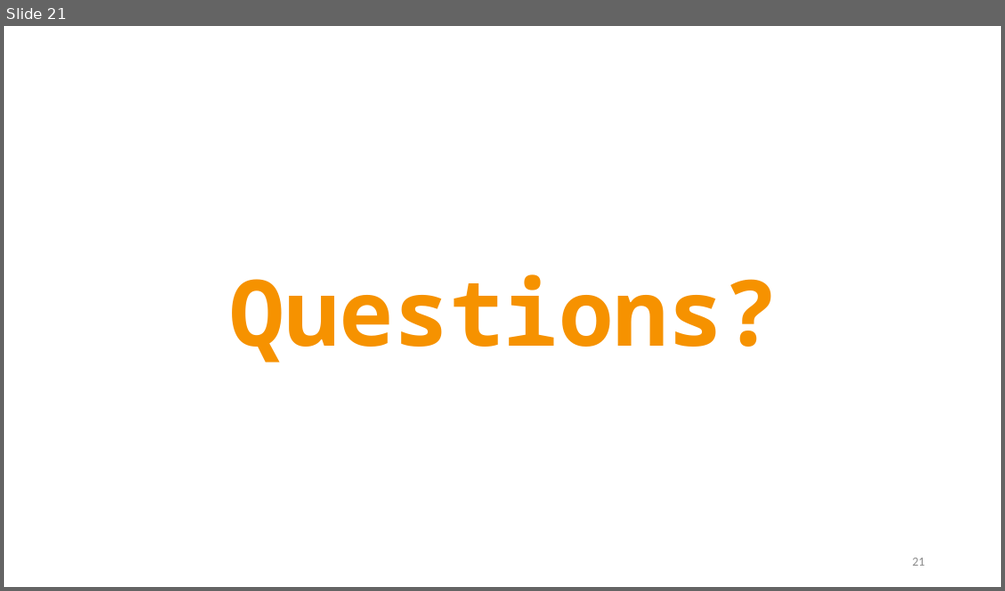
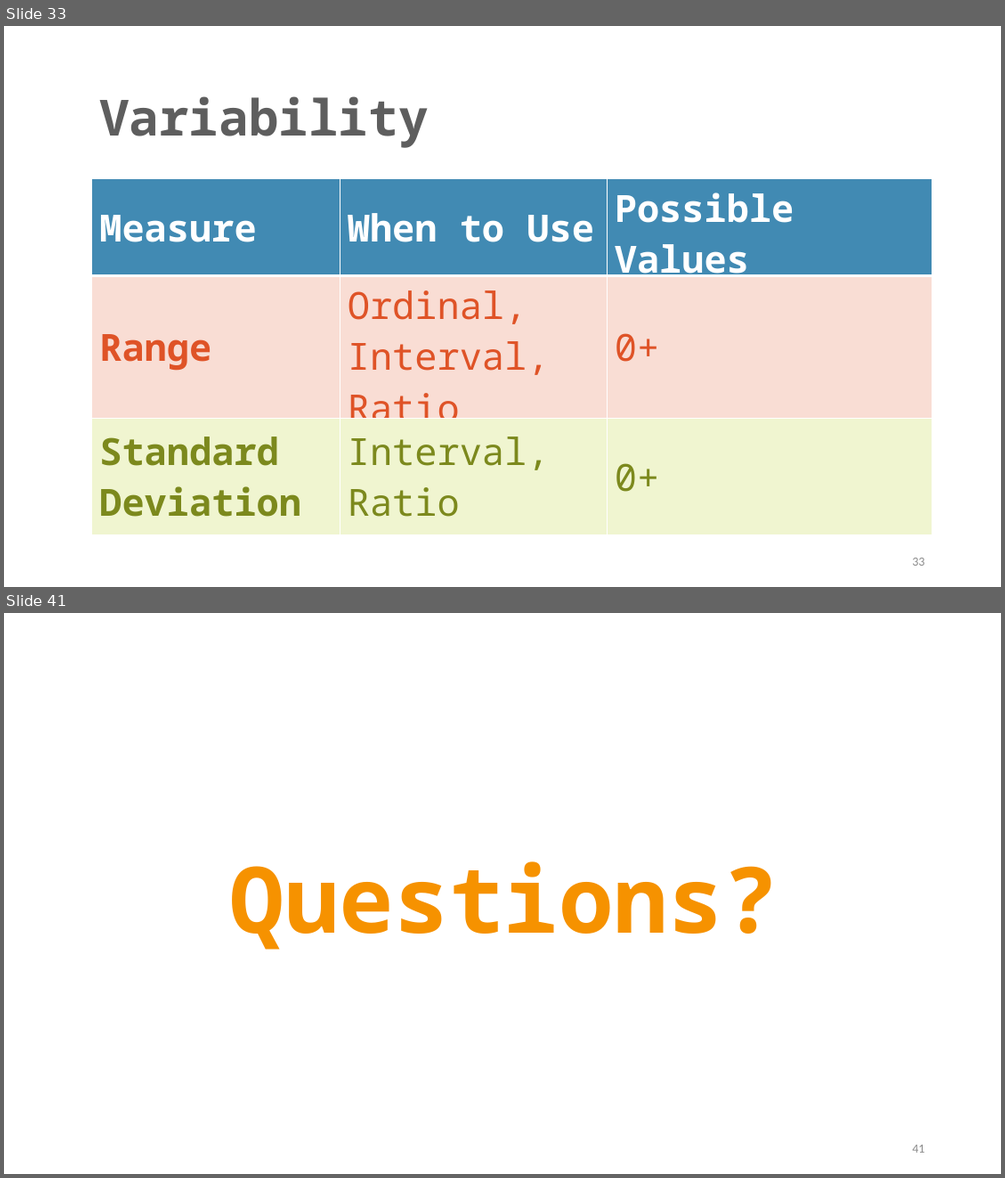
Before and after one commit to TysonStanley/EDU-6050, a slide deck: Slides/03_EDUC_6050_2018.pptx. Shown one above the other, each under a label of ours: slide 21 before the commit, slides 33 and 41 after it; the slides between them are not shown. The pictures are 1005x591 and 1005x1178 pixels, drawn with LibreOffice and Linux fonts; fonts in the diff are those of the drawing. Boxes give left, top, right and bottom in pixels: in the first picture for what was removed or moved away, otherwise in the second. Text is boxed around its words. In the diff, an @@ line names an element or a change of style, - is before the commit and + after.

```diff
--- a/Slides/03_EDUC_6050_2018.pptx
+++ b/Slides/03_EDUC_6050_2018.pptx
@@ slide 33 added at (4, 26, 1001, 587), background #FFFFFF @@
@@ text added at (99, 96, 429, 148), 48 pt, text #5E5E5E, bold @@
+Variability
@@ table added at (92, 178, 933, 524), 3 rows, 3 columns @@
+Measure | When to Use | Possible Values
+Range | Ordinal, Interval, Ratio | 0+
+Standard / Deviation | Interval, Ratio | 0+
@@ page number added at (912, 557, 924, 565), 12 pt, text #8C8C8C @@
+33
@@ what was slide 21 is now slide 41 @@
@@ page number at (912, 1144, 924, 1152): text changed @@
-21
+41
```
Also in this commit, not shown: 1 slide changed, 21 other slides added, 2 slides removed, 9 other files.
